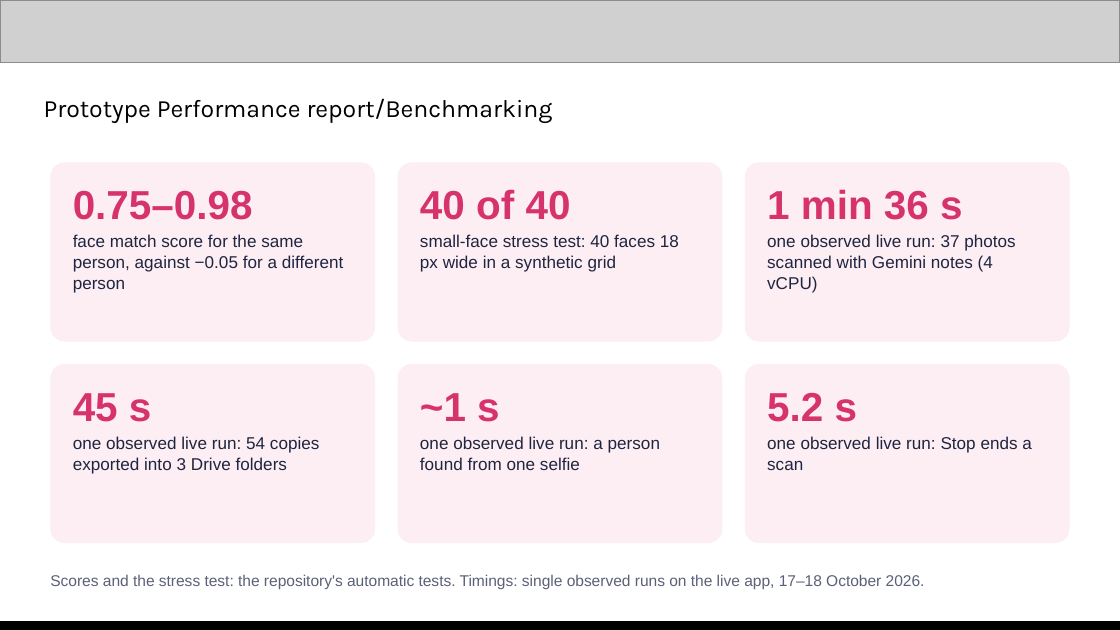
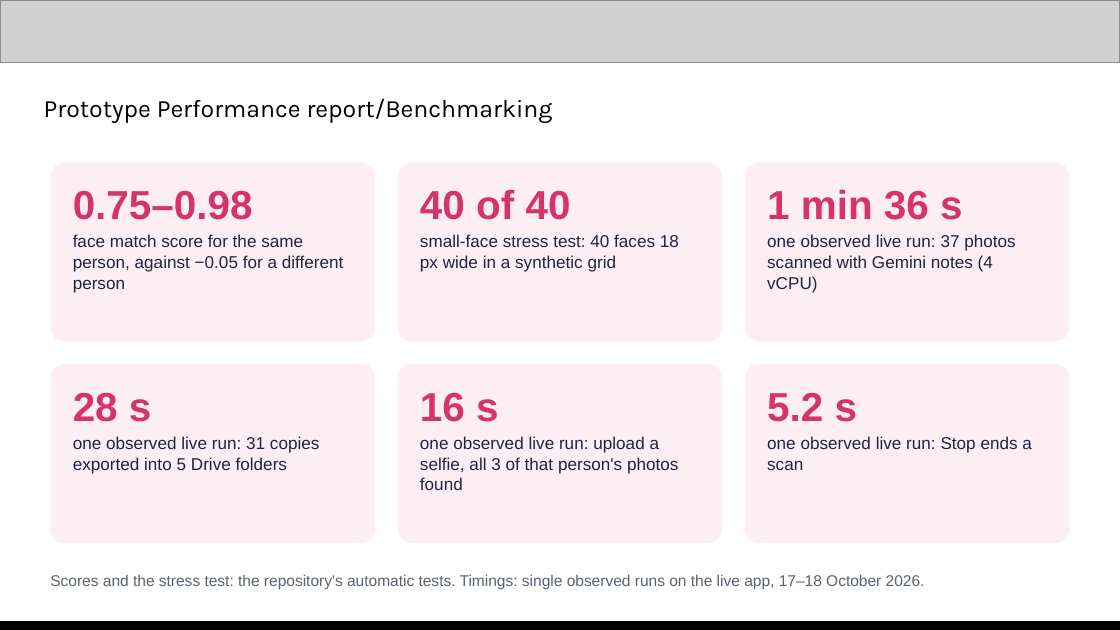
Before and after one commit to Khunapat/facefinder, a slide deck: slide 11 of docs/deck/FaceFinder_deck.pptx. Drawn at 1120x630 pixels with LibreOffice and Linux fonts; fonts in the diff are those of the drawing; grey boxes stand for pictures. Boxes give left, top, right and bottom in pixels: in the first picture for what was removed or moved away, otherwise in the second. Text is boxed around its words. In the diff, an @@ line names an element or a change of style, - is before the commit and + after.

```diff
--- a/docs/deck/FaceFinder_deck.pptx
+++ b/docs/deck/FaceFinder_deck.pptx
@@ text at <box>73,393,320,474</box>: text changed @@
-45 s
-one observed live run: 54 copies exported into 3 Drive folders
+28 s
+one observed live run: 31 copies exported into 5 Drive folders
@@ text at <box>420,393,678,490</box>: text changed @@
-~1 s
-one observed live run: a person found from one selfie
+16 s
+one observed live run: upload a selfie, all 3 of that person's photos found
```
Also in this commit, not shown: 1 other slide changed, 3 other files.
